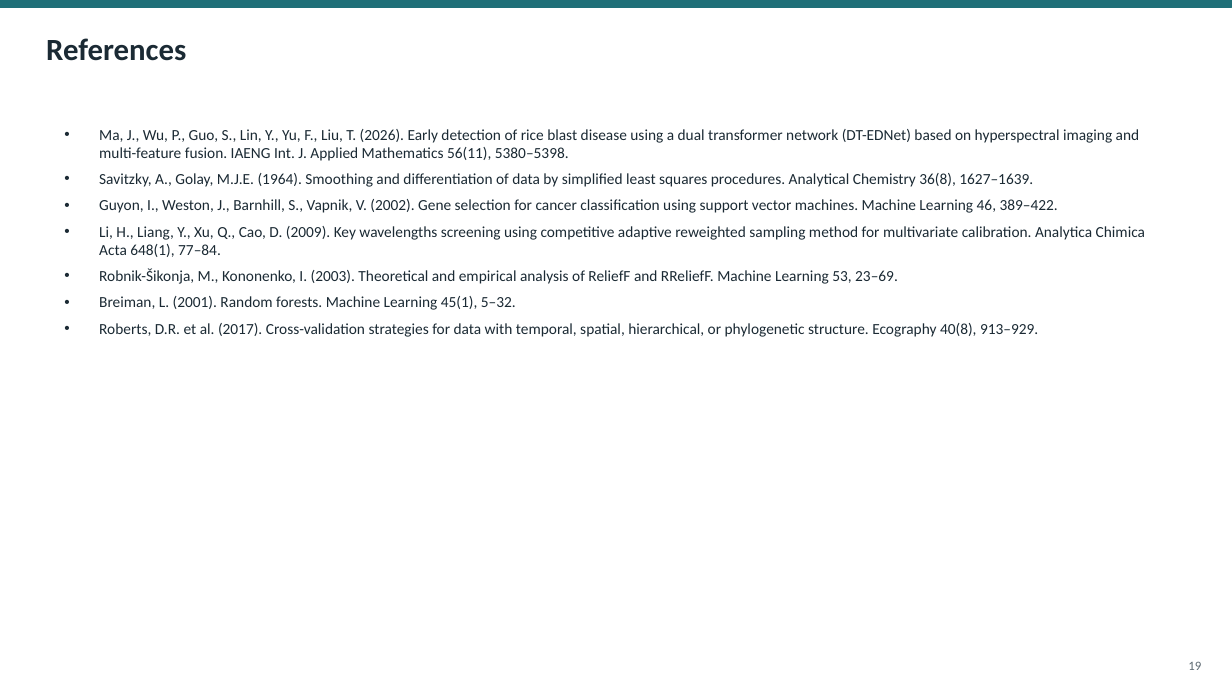
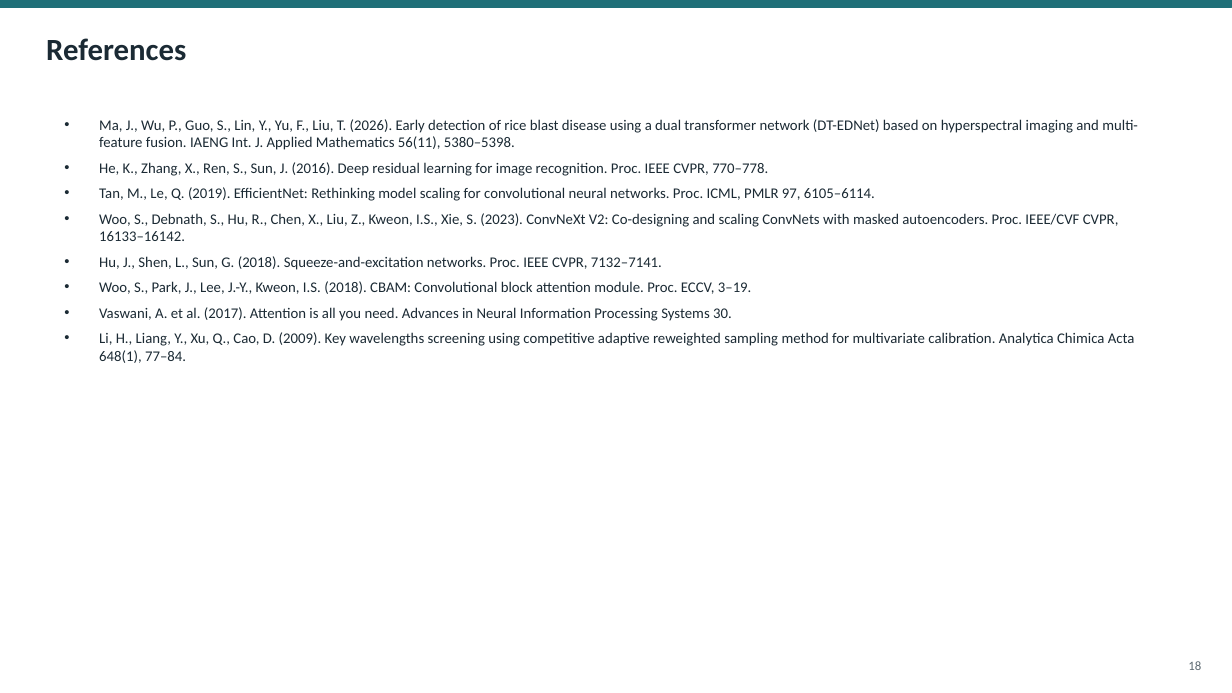
Before and after one commit to animesh270799-ctrl/meta, a slide deck: slide 18 of ASD_Leaf_WhiteRust_Seminar.pptx (slide 19 before the commit). Drawn at 1232x693 pixels with LibreOffice and Linux fonts; fonts in the diff are those of the drawing. Boxes give left, top, right and bottom in pixels: in the first picture for what was removed or moved away, otherwise in the second. Text is boxed around its words. In the diff, an @@ line names an element or a change of style, - is before the commit and + after.

```diff
--- a/ASD_Leaf_WhiteRust_Seminar.pptx
+++ b/ASD_Leaf_WhiteRust_Seminar.pptx
@@ text "Ma, J., Wu, P., Guo, ...": place and size @@
-text "Ma, J., Wu, P., Guo, ..." at box(99, 129, 1145, 337)
+text "Ma, J., Wu, P., Guo, ..." at box(99, 119, 1138, 363)
@@ text at box(99, 119, 1138, 363): size 12 to 11.5 pt in "Ma, J., Wu, P., Guo, S., Lin, ...", "Li, H., Liang, Y., Xu, Q., Cao, ..." @@
@@ text at box(99, 162, 1119, 321): text changed; size 12 to 11.5 pt @@
-• Savitzky, A., Golay, M.J.E. (1964). Smoothing and differentiation of data by simplified least squares procedures. Analytical Chemistry 36(8), 1627–1639.
-• Guyon, I., Weston, J., Barnhill, S., Vapnik, V. (2002). Gene selection for cancer classification using support vector machines. Machine Learning 46, 389–422.
+• He, K., Zhang, X., Ren, S., Sun, J. (2016). Deep residual learning for image recognition. Proc. IEEE CVPR, 770–778.
+• Tan, M., Le, Q. (2019). EfficientNet: Rethinking model scaling for convolutional neural networks. Proc. ICML, PMLR 97, 6105–6114.
+• Woo, S., Debnath, S., Hu, R., Chen, X., Liu, Z., Kweon, I.S., Xie, S. (2023). ConvNeXt V2: Co-designing and scaling ConvNets with masked autoencoders. Proc. IEEE/CVF CVPR, 16133–16142.
+• Hu, J., Shen, L., Sun, G. (2018). Squeeze-and-excitation networks. Proc. IEEE CVPR, 7132–7141.
+• Woo, S., Park, J., Lee, J.-Y., Kweon, I.S. (2018). CBAM: Convolutional block attention module. Proc. ECCV, 3–19.
+• Vaswani, A. et al. (2017). Attention is all you need. Advances in Neural Information Processing Systems 30.
@@ text at box(99, 268, 1038, 337): paragraphs removed @@
-• Robnik-Šikonja, M., Kononenko, I. (2003). Theoretical and empirical analysis of ReliefF and RReliefF. Machine Learning 53, 23–69.
-• Breiman, L. (2001). Random forests. Machine Learning 45(1), 5–32.
-• Roberts, D.R. et al. (2017). Cross-validation strategies for data with temporal, spatial, hierarchical, or phylogenetic structure. Ecography 40(8), 913–929.
```
Also in this commit, not shown: 13 other slides changed, 4 slides added, 5 slides removed, 10 other files.
